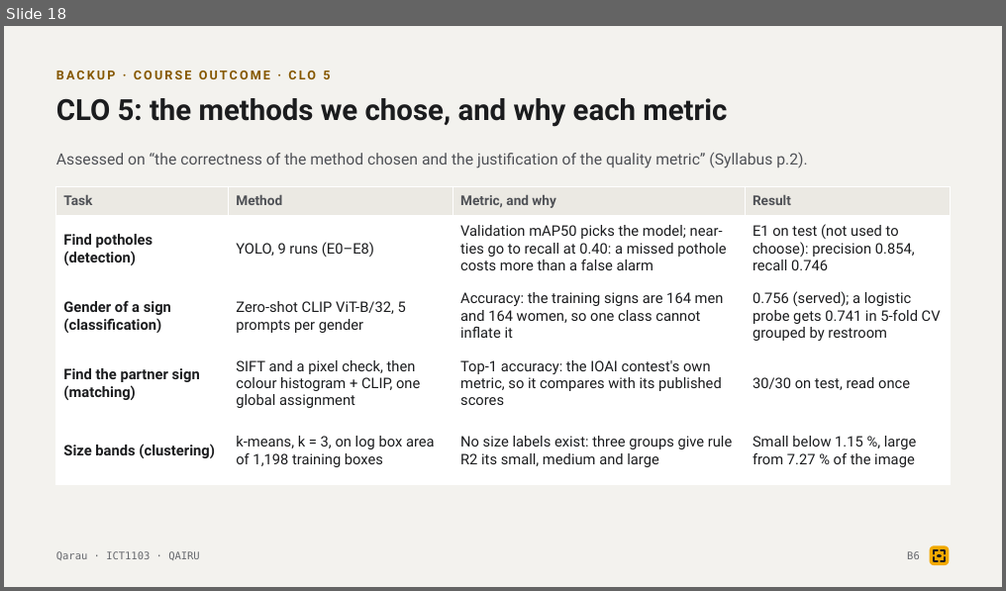
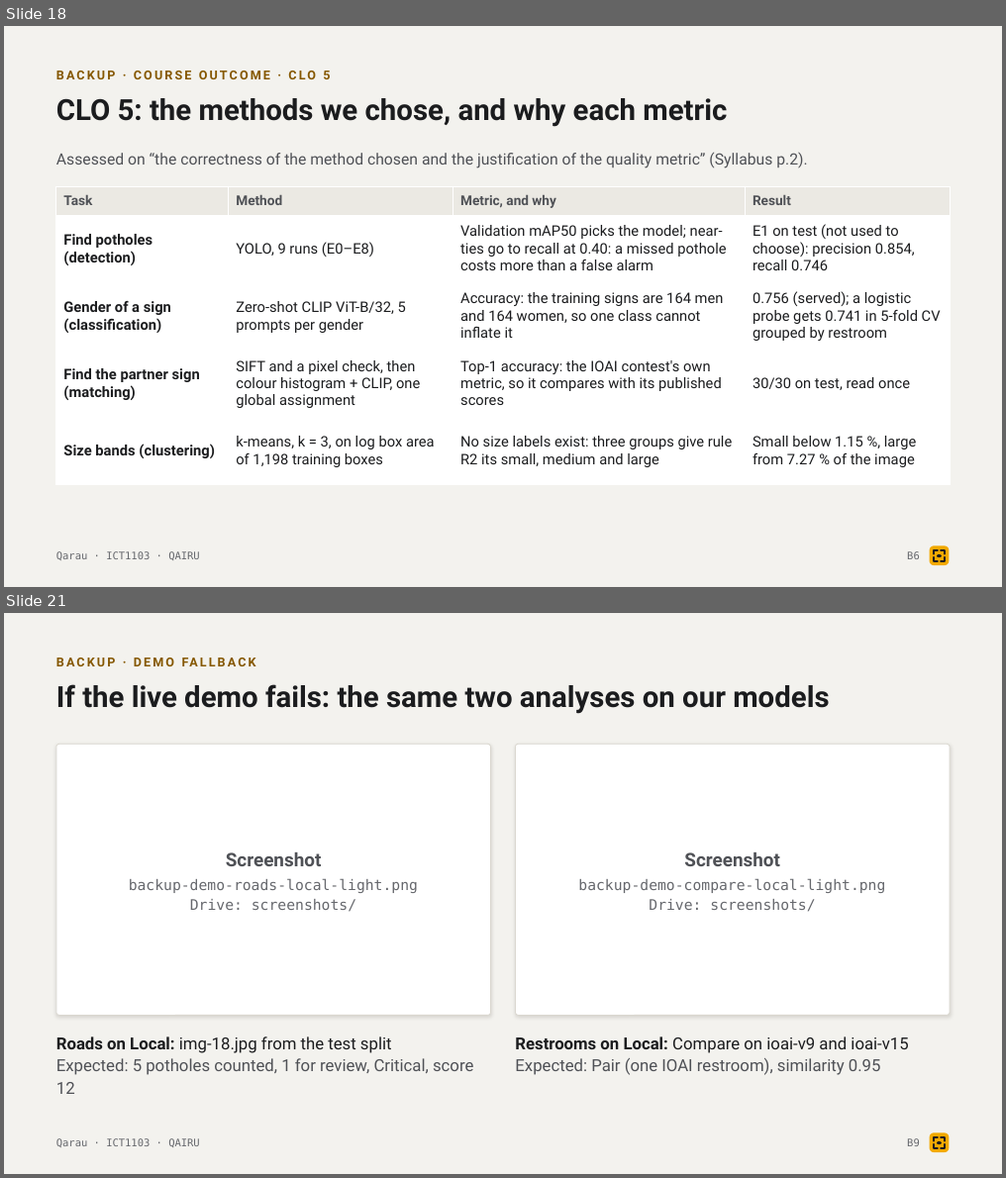
Before and after one commit to tairqaldy/jolscan-ict-final-1st-trimester, a slide deck: docs/deck/qarau-defense-deck.pptx. Shown one above the other, each under a label of ours: slide 18 before the commit, slides 18 and 21 after it; the slides between them are not shown. The pictures are 1006x591 and 1006x1178 pixels, drawn with LibreOffice and Linux fonts; fonts in the diff are those of the drawing. Boxes give left, top, right and bottom in pixels: in the first picture for what was removed or moved away, otherwise in the second. Text is boxed around its words. In the diff, an @@ line names an element or a change of style, - is before the commit and + after.

```diff
--- a/docs/deck/qarau-defense-deck.pptx
+++ b/docs/deck/qarau-defense-deck.pptx
@@ slide 21 added at (4, 613, 1002, 1174), background #F3F2EE @@
@@ text added at (56, 655, 805, 676), 12 pt, text #855700, bold @@
+BACKUP · DEMO FALLBACK
@@ text added at (56, 684, 829, 714), 28 pt, text #1B1C1E, bold @@
+If the live demo fails: the same two analyses on our models
@@ rounded rectangle added at (56, 744, 491, 1016), fill #FFFFFF, outline #DAD7CF 0.75 pt @@
@@ rounded rectangle added at (515, 744, 949, 1016), fill #FFFFFF, outline #DAD7CF 0.75 pt @@
@@ text added at (129, 853, 418, 912), 14 pt, text #66686D @@
+Screenshot
+backup-demo-roads-local-light.png
+Drive: screenshots/
@@ text added at (578, 853, 885, 912), 14 pt, text #66686D @@
+Screenshot
+backup-demo-compare-local-light.png
+Drive: screenshots/
@@ text added at (56, 1037, 473, 1094), 16 pt, text #4F5156 @@
+Roads on Local: img-18.jpg from the test split
+Expected: 5 potholes counted, 1 for review, Critical, score 12
@@ text added at (515, 1037, 908, 1075), 16 pt, text #4F5156 @@
+Restrooms on Local: Compare on ioai-v9 and ioai-v15
+Expected: Pair (one IOAI restroom), similarity 0.95
@@ text added at (56, 1139, 200, 1148), 10 pt, text #66686D @@
+Qarau · ICT1103 · QAIRU
@@ text added at (907, 1139, 920, 1147), 10 pt, text #66686D @@
+B9
@@ rounded rectangle added at (930, 1134, 948, 1153), fill #F2A900 @@
@@ freeform shape added at (934, 1138, 938, 1142), outline #1B1C1E 1.89 pt @@
@@ freeform shape added at (934, 1145, 938, 1149), outline #1B1C1E 1.89 pt @@
@@ ellipse added at (937, 1142, 942, 1145), fill #1B1C1E @@
@@ freeform shape added at (941, 1138, 944, 1142), outline #1B1C1E 1.89 pt @@
@@ freeform shape added at (941, 1145, 944, 1149), outline #1B1C1E 1.89 pt @@
```
Also in this commit, not shown: 6 slides changed, 4 other slides added, 8 other files.
